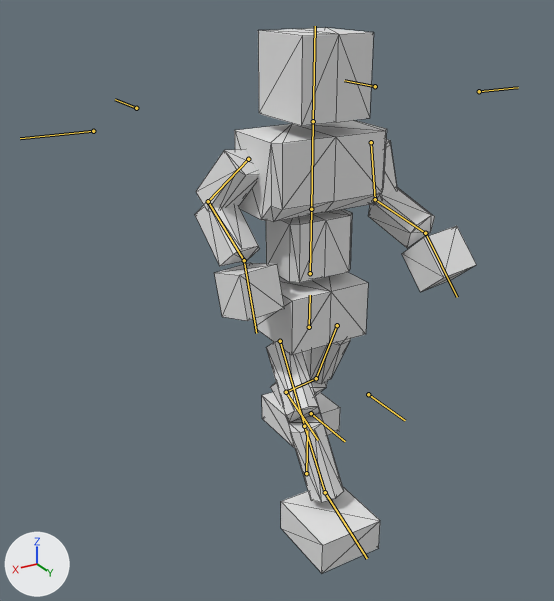
The glTF model BrowserGame/public/models/ToyQuest.glb: old version first, new version second.
Before and after are seen from a camera (50 mm lens) standing at (10.83, 16.29, 9.3) and looking at (1.04, -0.04, 1.14). Lighting does not change. The marker at lower left points along +X, +Y and +Z. Both versions are drawn at frame 12 of the action '05_feet.run'; the numbers are the values there. The bones that bend it are drawn over the model as lines. Mesh edges are drawn as thin lines.

Names of what the first picture shows: '立方体'.
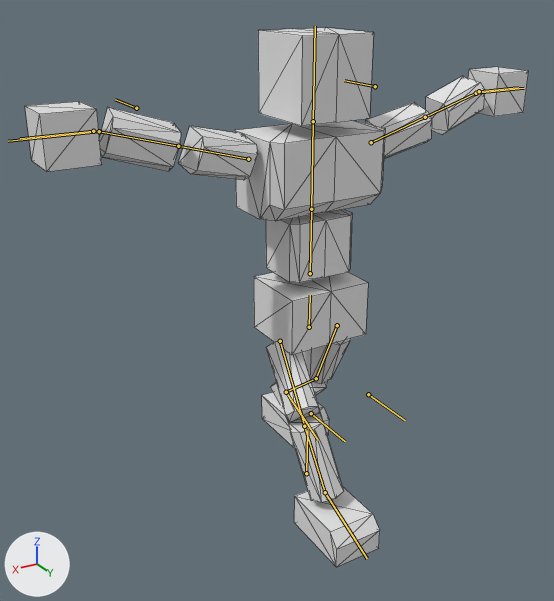
Pixel boxes (x1, y1, x2, y2) of what changed, in the pictures (554 x 601 px):
'立方体', posed (79% wider)
    before: (195, 28, 476, 573)
    after: (25, 28, 529, 567)
bone 'upper arm.R', root to tip
    before: (371, 142) to (375, 199)
    after: (371, 142) to (425, 117)
bone 'forearm.R', root to tip
    before: (375, 199) to (425, 233)
    after: (425, 117) to (476, 93)
bone 'hand.R', root to tip
    before: (425, 233) to (457, 297)
    after: (476, 93) to (524, 88)
bone 'upper arm.L', root to tip
    before: (248, 159) to (208, 201)
    after: (248, 159) to (178, 146)
bone 'forearm.L', root to tip
    before: (208, 201) to (244, 260)
    after: (178, 146) to (99, 131)
bone 'hand.L', root to tip
    before: (244, 260) to (256, 333)
    after: (99, 131) to (8, 141)

The change in detail:
Bone 'upper arm.R' (bone_upper_arm_r) turns from (11, 1, 71) to (-7, 10, -17) degrees about its own x, y and z.
Bone 'forearm.R' (bone_forearm_r) turns from (-70, 1, 1) to (13, 0, 0) degrees about its own x, y and z.
Bone 'hand.R' (bone_hand_r) turns from (24, -9, 9) to (-10, -10, 17) degrees about its own x, y and z.
Bone 'upper arm.L' (bone_upper_arm_l) turns from (43, -21, -82) to (-7, -10, 17) degrees about its own x, y and z.
Bone 'forearm.L' (bone_forearm_l) turns from (-82, -1, -1) to (13, 0, 0) degrees about its own x, y and z.
Bone 'hand.L' (bone_hand_l) turns from (30, 9, 0) to (-10, 10, -17) degrees about its own x, y and z.
